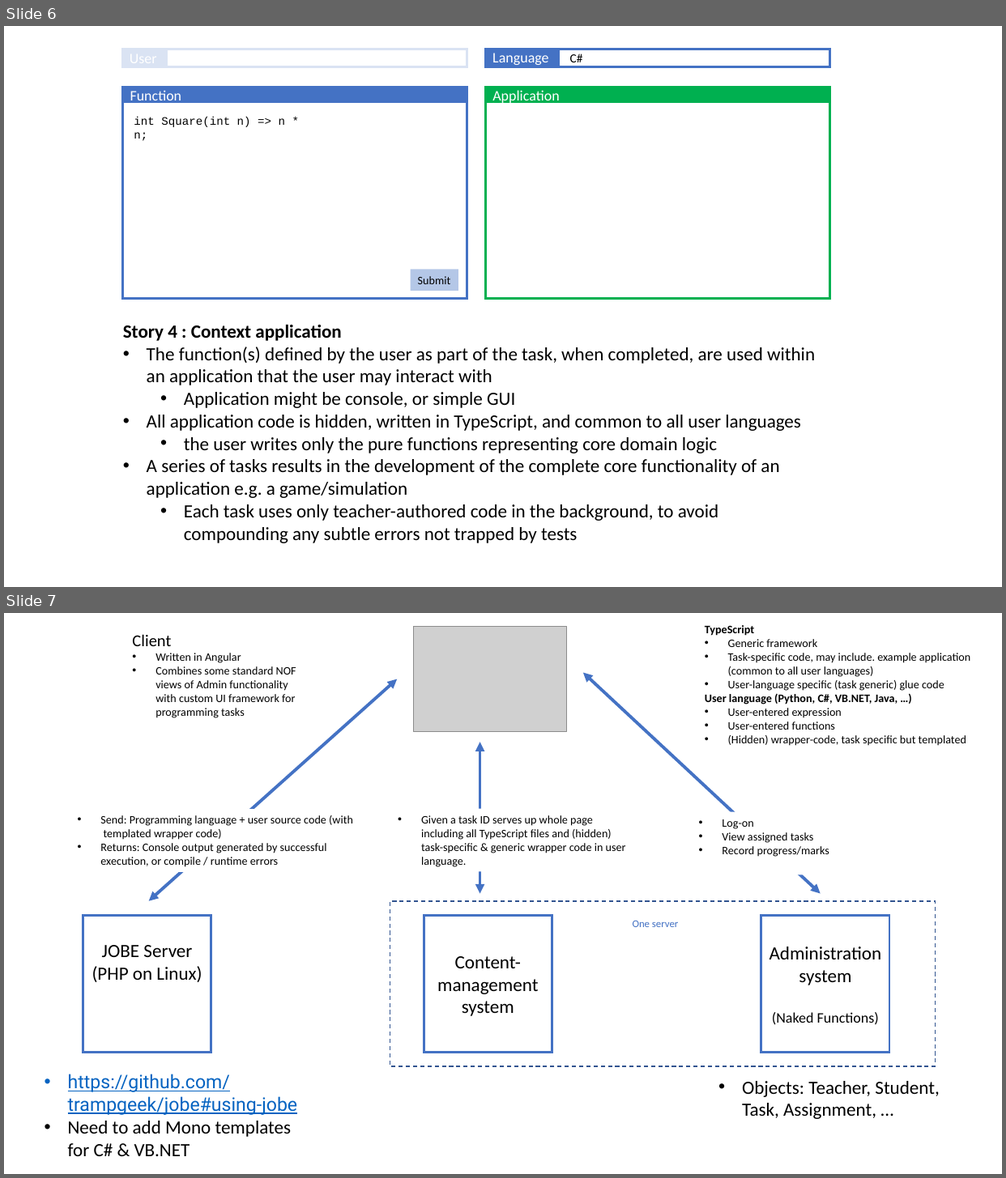
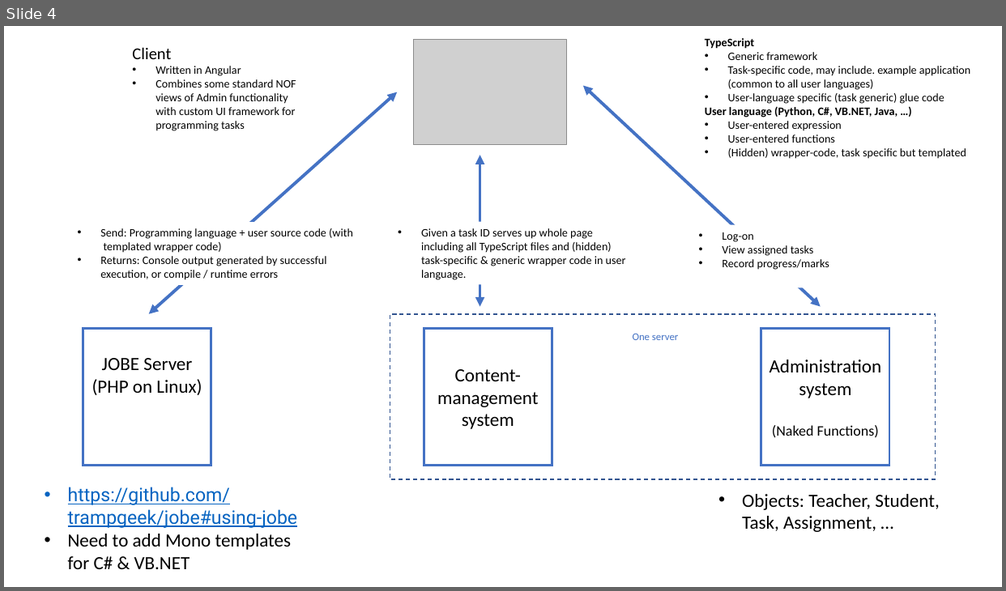
Before and after one commit to MetalUp/Express, a slide deck: ILE Design overview.pptx. Shown one above the other, each under a label of ours: slides 6 and 7 before the commit, slide 4 after it. The pictures are 1006x1178 and 1006x591 pixels, drawn with LibreOffice and Linux fonts; fonts in the diff are those of the drawing; grey boxes stand for pictures. Boxes give left, top, right and bottom in pixels: in the first picture for what was removed or moved away, otherwise in the second. Text is boxed around its words. In the diff, an @@ line names an element or a change of style, - is before the commit and + after.

```diff
--- a/ILE Design overview.pptx
+++ b/ILE Design overview.pptx
@@ slide 6 removed at (4, 26, 1002, 587), background #FFFFFF @@
@@ rectangle removed at (122, 49, 467, 68) @@
@@ rectangle removed at (124, 49, 167, 67) @@
@@ group removed at (485, 49, 829, 68): 2 rectangles, 2 texts @@
-Language
-C#
@@ rectangle removed at (485, 87, 829, 298) @@
@@ rectangle removed at (485, 87, 829, 101) @@
@@ text removed at (492, 90, 559, 105) @@
-Application
@@ group removed at (122, 87, 467, 298): 2 rectangles, 2 texts @@
-Function definition
-int Square(int n) => n * n;
@@ rectangle removed at (411, 269, 458, 291) @@
-Submit
@@ text removed at (123, 324, 815, 544) @@
-Story 4 : Context application
-• The function(s) defined by the user as part of the task, when completed, are used within an application that the user may interact with
-  • Application might be console, or simple GUI
-• All application code is hidden, written in TypeScript, and common to all user languages
-  • the user writes only the pure functions representing core domain logic
-• A series of tasks results in the development of the complete core functionality of an application e.g. a game/simulation
-  • Each task uses only teacher-authored code in the background, to avoid compounding any subtle errors not trapped by tests
@@ what was slide 7 is now slide 4 @@
```
Also in this commit, not shown: 1 slide changed, 1 slide added, 3 other slides removed.
